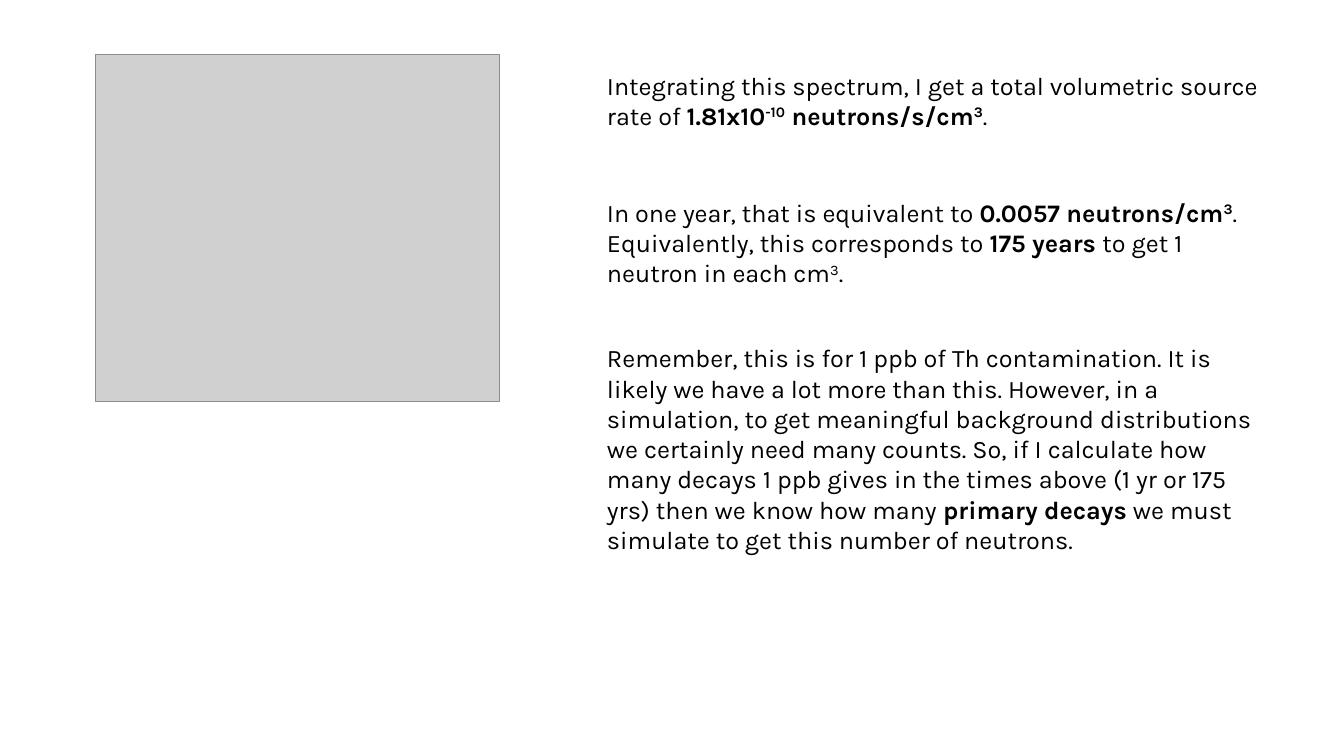
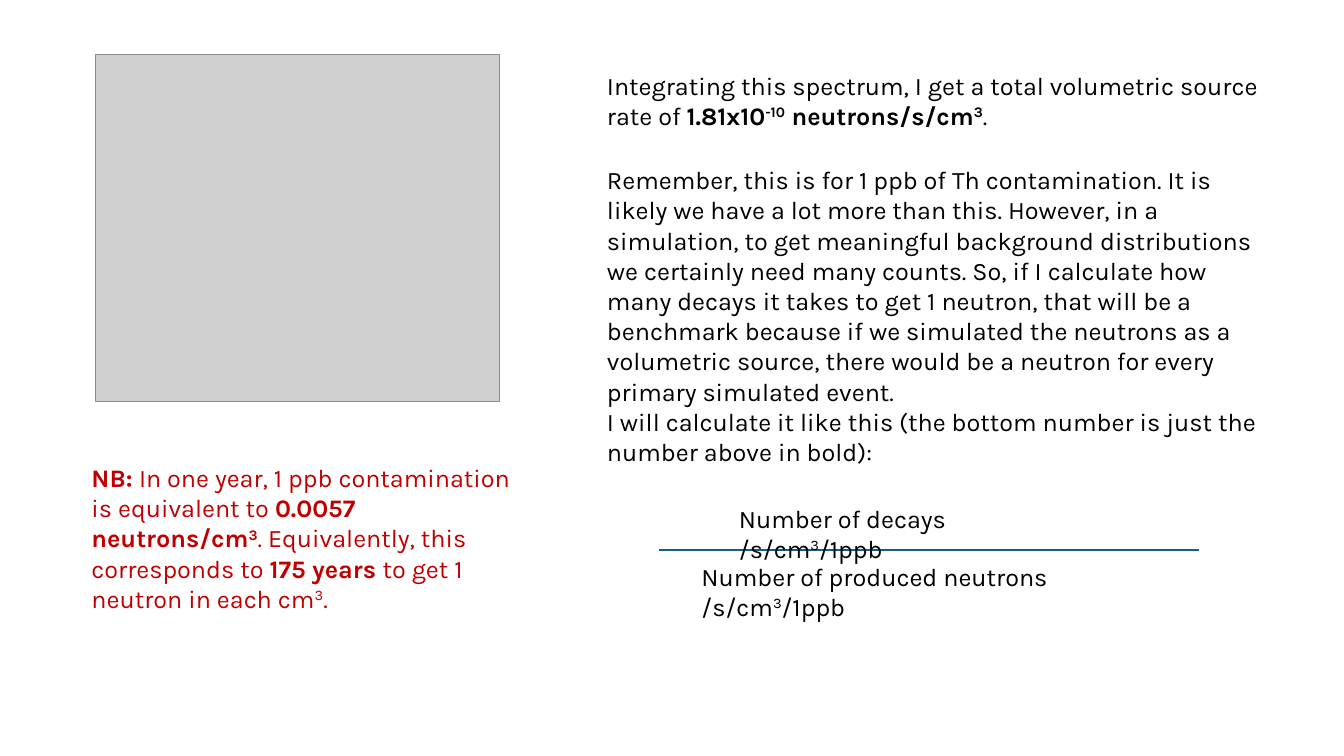
Before and after one commit to villano-lab/n-elec-scattering, a slide deck: slide 2 of 2-Flux/bknds_notes/an-simulation.pptx. Drawn at 1344x756 pixels with LibreOffice and Linux fonts; fonts in the diff are those of the drawing; grey boxes stand for pictures. Boxes give left, top, right and bottom in pixels: in the first picture for what was removed or moved away, otherwise in the second. Text is boxed around its words. In the diff, an @@ line names an element or a change of style, - is before the commit and + after.

```diff
--- a/2-Flux/bknds_notes/an-simulation.pptx
+++ b/2-Flux/bknds_notes/an-simulation.pptx
@@ text at <box>607,171,1251,376</box>: text changed @@
-Remember, this is for 1 ppb of Th contamination. It is likely we have a lot more than this. However, in a simulation, to get meaningful background distributions we certainly need many counts. So, if I calculate how many decays 1 ppb gives in the times above (1 yr or 175 yrs) then we know how many primary decays we must simulate to get this number of neutrons.
+Remember, this is for 1 ppb of Th contamination. It is likely we have a lot more than this. However, in a simulation, to get meaningful background distributions we certainly need many counts. So, if I calculate how many decays it takes to get 1 neutron, that will be a benchmark because if we simulated the neutrons as a volumetric source, there would be a neutron for every primary simulated event.
@@ text added at <box>607,413,1256,464</box>, 18 pt, text #000000 @@
+I will calculate it like this (the bottom number is just the number above in bold):
@@ text at <box>91,469,510,609</box>: text changed; text colour #000000 to #C00000 @@
-In one year, that is equivalent to 0.0057 neutrons/cm3. Equivalently, this corresponds to 175 years to get 1 neutron in each cm3.
+NB: In one year, 1 ppb contamination is equivalent to 0.0057 neutrons/cm3. Equivalently, this corresponds to 175 years to get 1 neutron in each cm3.
@@ text added at <box>739,510,946,564</box>, 18 pt, text #000000 @@
+Number of decays /s/cm3/1ppb
@@ line added from (658, 551) to (1200, 551), #156082 1.5 pt @@
@@ text added at <box>701,563,1047,622</box>, 18 pt, text #000000 @@
+Number of produced neutrons /s/cm3/1ppb
```
Also in this commit, not shown: 1 other slide changed.
